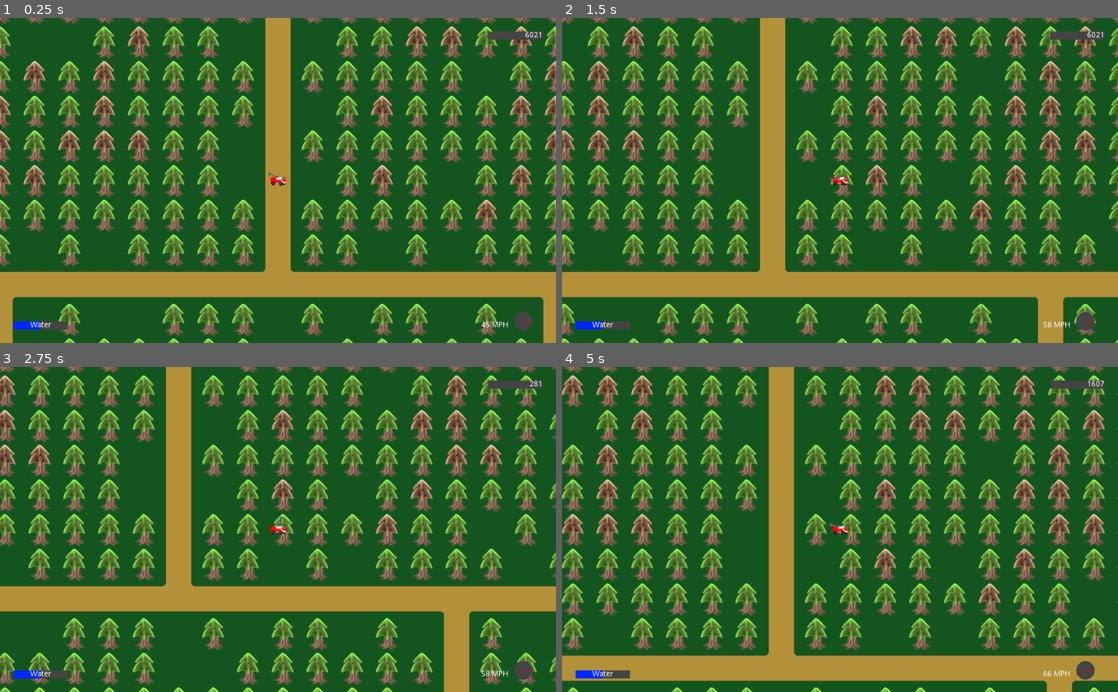
Above: before the commit, frames 1-4 (two rows, left to right).
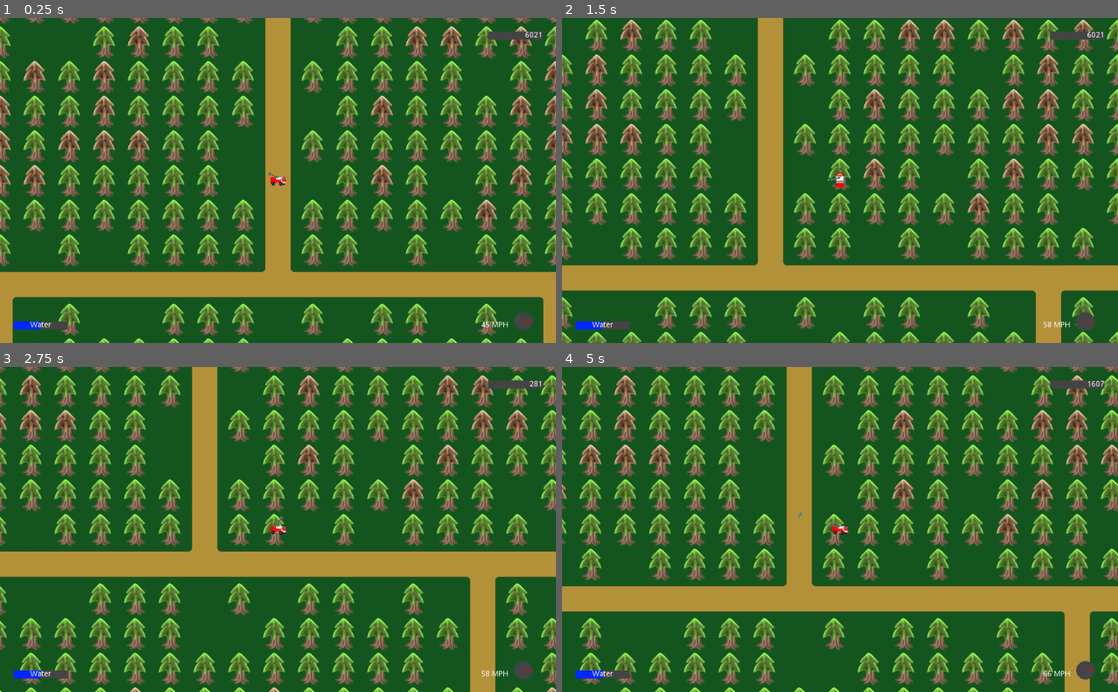
Above: after the commit, the same moments.

Repository: ConsoleCowboysInCyberspace/inferno
Game: Godot game, scene res://Scenes/main_level.tscn
Same seed, same stepped clock (60 frames per second), same inputs: the game is played once before the commit and once after it.
Inputs (mouse positions are in pixels of both pictures, inside the frame that each line leads up to):
- Up to frame 1 (0.25 s): no input
- Up to frame 2 (1.5 s): tap Enter at 0.5 s; move the mouse to (962, 164) at 0.52 s; hold D (truck_right) 0.53-1.28 s; tap Space (dig_trench) at 0.6 s; move the mouse to (728, 196) at 1.27 s; hold S (truck_down) from 1.28 s (still down); click (728, 196) at 1.35 s
- Up to frame 3 (2.75 s): move the mouse to (333, 458) at 2.02 s; release S (truck_down) at 2.03 s; hold D (truck_right) from 2.03 s (still down); tap Space (dig_trench) at 2.1 s
- Up to frame 4 (5 s): move the mouse to (812, 594) at 2.77 s; release D (truck_right) at 2.78 s; hold W (truck_up) 2.78-3.53 s; click (812, 594) at 2.85 s; move the mouse to (1006, 578) at 3.52 s; hold A (truck_left) from 3.53 s (still down); tap Space (dig_trench) at 3.6 s; move the mouse to (673, 480) at 4.27 s; click (673, 480) at 4.35 s

The runs differ from the first frame. In frame 2, 36% of the frame differs, in the area x 0-100%, y 0-100%; in frame 3, 57%; in frame 4, 65%.
Error before the commit: Assertion failed: Tile out of bounds (res://scripts/internal_tile_manager.gd:27)

Commit message:
water working other stuff?

Diff:
--- a/Scenes/Fire_Truck.tscn
+++ b/Scenes/Fire_Truck.tscn
@@ -40,6 +40,7 @@
 script = ExtResource( 1 )
 
 [node name="Sprite" type="AnimatedSprite" parent="."]
+position = Vector2( -0.132431, 0 )
 frames = SubResource( 1 )
 animation = "right"
 
@@ -77,4 +78,5 @@
 
 [node name="water_emitter" parent="fire_hose" instance=ExtResource( 7 )]
 position = Vector2( 30.0339, -6.34049 )
+[connection signal="digAmountChanged" from="." to="Node2D/DigBar" method="onDigAmountChanged"]
 [connection signal="timeout" from="Node2D/DigBar/Timer" to="Node2D/DigBar" method="onTimerTimeout"]
--- a/assets/worldTiles64.tres
+++ b/assets/worldTiles64.tres
@@ -157,7 +157,7 @@
 10/shape_one_way_margin = 0.0
 10/shapes = [  ]
 10/z_index = 0
-11/name = "road"
+11/name = "roadCross"
 11/texture = ExtResource( 1 )
 11/tex_offset = Vector2( 0, 0 )
 11/modulate = Color( 1, 1, 1, 1 )
@@ -171,7 +171,7 @@
 11/shape_one_way_margin = 0.0
 11/shapes = [  ]
 11/z_index = 0
-12/name = "road"
+12/name = "roadEnd"
 12/texture = ExtResource( 1 )
 12/tex_offset = Vector2( 0, 0 )
 12/modulate = Color( 1, 1, 1, 1 )
@@ -185,7 +185,7 @@
 12/shape_one_way_margin = 0.0
 12/shapes = [  ]
 12/z_index = 0
-13/name = "road"
+13/name = "roadTurn"
 13/texture = ExtResource( 1 )
 13/tex_offset = Vector2( 0, 0 )
 13/modulate = Color( 1, 1, 1, 1 )
@@ -199,7 +199,7 @@
 13/shape_one_way_margin = 0.0
 13/shapes = [  ]
 13/z_index = 0
-14/name = "road"
+14/name = "roadT"
 14/texture = ExtResource( 1 )
 14/tex_offset = Vector2( 0, 0 )
 14/modulate = Color( 1, 1, 1, 1 )
@@ -255,7 +255,7 @@
 17/shape_one_way_margin = 0.0
 17/shapes = [  ]
 17/z_index = 0
-18/name = "roadBurned"
+18/name = "roadCrossBurned"
 18/texture = ExtResource( 1 )
 18/tex_offset = Vector2( 0, 0 )
 18/modulate = Color( 1, 1, 1, 1 )
@@ -283,7 +283,7 @@
 19/shape_one_way_margin = 0.0
 19/shapes = [  ]
 19/z_index = 0
-20/name = "roadBurned"
+20/name = "roadEndBurned"
 20/texture = ExtResource( 1 )
 20/tex_offset = Vector2( 0, 0 )
 20/modulate = Color( 1, 1, 1, 1 )
@@ -297,7 +297,7 @@
 20/shape_one_way_margin = 0.0
 20/shapes = [  ]
 20/z_index = 0
-21/name = "roadBurned"
+21/name = "roadTurnBurned"
 21/texture = ExtResource( 1 )
 21/tex_offset = Vector2( 0, 0 )
 21/modulate = Color( 1, 1, 1, 1 )
@@ -311,7 +311,7 @@
 21/shape_one_way_margin = 0.0
 21/shapes = [  ]
 21/z_index = 0
-22/name = "roadBurned"
+22/name = "roadTBurned"
 22/texture = ExtResource( 1 )
 22/tex_offset = Vector2( 0, 0 )
 22/modulate = Color( 1, 1, 1, 1 )
--- a/scripts/DigBar.gd
+++ b/scripts/DigBar.gd
@@ -3,10 +3,12 @@
 onready var timer = $Timer
 
 func _ready():
+	#var truck = find_node("Fire_Truck")
+	#truck.connect("digAmountChanged", self, "onDigAmountChanged")
 	visible = false
 
 func onDigAmountChanged(newValue):
-	print("digamount ", newValue)
+	#print("digamount ", newValue)
 
 	if newValue == 0:
 		visible = false
--- a/scripts/Internal_Tile.gd
+++ b/scripts/Internal_Tile.gd
@@ -1,18 +1,20 @@
 extends Object
 class_name Internal_Tile
 
-enum TileType {EMPTY, TOWN, FOREST, WATER, ROAD, TRENCH, DRYFOREST,MOUNTAIN, GRASS, BLANK}
+enum TileType {EMPTY, TOWN, TOWN_SMALL, FOREST, FOREST_DRY, WATER, ROAD, ROAD_T, ROAD_END, ROAD_TURN, ROAD_CROSS, TRENCH, DRYFOREST,MOUNTAIN, GRASS, BLANK}
 const maxFireLevel = 400
+const roadFireResist = 8
 
 var pos: Vector2
 var fireLevel: int = 0
 var fireResistance: int
-var movementCost: int = 1
+var movementCost: float  = 1
 var type
 var nonFlammable = false
 var neighbors = []
 var lowParticle = false
 var burnedDown = false
+var diggable = false
 
 func _init(tileType):
 	fireLevel = 0
@@ -23,35 +25,55 @@
 			movementCost = -1
 			type = TileType.EMPTY
 			nonFlammable = true
+
 		"blank":
 			fireResistance = 0
-			movementCost = -1
+			movementCost = 1
 			type = TileType.BLANK
 			nonFlammable = true
 		"forest":
-			fireResistance = 2
+			fireResistance = 4
 			movementCost = 2
 			type = TileType.FOREST
+			diggable = true
 		"forestDry":
 			fireResistance = 0
 			movementCost = 2
-			type = TileType.FOREST
+			type = TileType.FOREST_DRY
+			diggable = true
 		"town":
-			fireResistance = 2
+			fireResistance = 4
 			movementCost = -1
 			type = TileType.TOWN
+
 		"townSmall":
-			fireResistance = 2
+			fireResistance = 4
 			movementCost = -1
-			type = TileType.TOWN
+			type = TileType.TOWN_SMALL
 		"water":
 			fireResistance = 0
 			movementCost = -1 # tiles with negative movementCost can't be traversed
 			type = TileType.WATER
 		"road":
-			fireResistance = 5
+			fireResistance = roadFireResist
 			movementCost = 1
 			type = TileType.ROAD
+		"roadCross":
+			fireResistance = roadFireResist
+			movementCost = 1
+			type = TileType.ROAD_CROSS
+		"roadEnd":
+			fireResistance = roadFireResist
+			movementCost = 1
+			type = TileType.ROAD_END
+		"roadT":
+			fireResistance = roadFireResist
+			movementCost = 1
+			type = TileType.ROAD_T
+		"roadTurn":
+			fireResistance = roadFireResist
+			movementCost = 1
+			type = TileType.ROAD_TURN
 		"trench":
 			fireResistance = 15
 			movementCost = 2
@@ -62,9 +84,10 @@
 			type = TileType.MOUNTAIN
 			nonFlammable = true
 		"grass":
-			fireResistance = 4
-			movementCost = 2
+			fireResistance = 6
+			movementCost = 1.5
 			type = TileType.GRASS
+			diggable = true
 		_:
 			assert(0, "you have fucked up, " + str(tileType))
 
@@ -77,9 +100,10 @@
 
 func burnDown():
 	fireResistance = 0
+	burnedDown = true
 	tile_manager.burnTile(pos, type)
-	if type == TileType.TOWN:
-		pass
+	if type == TileType.TOWN || type == TileType.TOWN_SMALL:
+		tile_manager.burnTown()
 
 
 func burn(burnLevel):
--- a/scripts/TruckScript.gd
+++ b/scripts/TruckScript.gd
@@ -5,11 +5,12 @@
 const water_per_firing = 2 #noice and round
 export var water_amount = max_water
 export var water_fill_rate = 50 # amount of water restored over a second
-export var waterCannonRange = 2
+export var waterCannonRange = 3
 
 const max_health = 100
 export var health = 100
 export var fire_damage_multiplier = 5
+signal healthAmountChanged(health)
 
 onready var fire_hose = $fire_hose
 onready var water_emitter = fire_hose.get_node("water_emitter")
@@ -108,6 +109,7 @@
 
 	# check tile
 
+
 func spin_fire_hose(target_pos):
 	var to_pos = target_pos - position
 	fire_hose.rotation = position.angle_to_point(target_pos) + PI # something was rotated at some point
@@ -136,9 +138,11 @@
 		return
 
 	var vec_to_target = (mousePosition - position).normalized() * tile_manager.cellSize
+
 	var targetPos = position + vec_to_target
-
-	var tile = tile_manager.getTile(targetPos)
+	var coord = tile_manager.worldToTile(targetPos)
+	var tile = tile_manager.getTile(coord)
+
 	# if tile is adjacent to truck and is a well
 	if tile.type == Internal_Tile.TileType.WATER:
 		fill_water(delta, tile)
@@ -149,24 +153,20 @@
 		isDusting = true
 	else:
 		isWatering = true
-		waterTiles(vec_to_target)
+		waterTiles(tile)
 		var new_amount = water_amount - water_per_firing * delta
 		water_amount = new_amount
 		emit_signal("water_changed", water_amount)
 
-# fires water on tiles in sequence
-func waterTiles(toTarget):
-
-		# very hacky, just doubles vector and fires again
-
-		var tile
-		var target
-		for i in range(waterCannonRange):
-			target = position + toTarget
-			tile = tile_manager.getTile(target)
-			tile.water()
-			print ("water cannon fired, tile watered: ")
-			print (tile)
+# fires water on tiles in square around hose
+func waterTiles(tile):
+
+	var coord : Vector2
+	var targetTile
+	for vec in Utils.mooreNeighbors:
+		coord = tile.pos + vec
+		targetTile = tile_manager.getTile(coord)
+		targetTile.water()
 
 
 func fill_water(delta, tile):
@@ -179,7 +179,7 @@
 # If we can, start digging
 func digTrench(delta):
 	if digPos == Vector2(-1, -1) and digButtonPressed:
-		if tile_manager.getTile(tilePos).type == Internal_Tile.TileType.FOREST:
+		if tile_manager.getTile(tilePos).diggable == true:
 			digPos = tilePos
 			digAmount = 0
 			emit_signal("digAmountChanged", digAmount)
--- a/scripts/internal_tile_manager.gd
+++ b/scripts/internal_tile_manager.gd
@@ -18,8 +18,8 @@
 var numTowns = 0
 var score = 0
 
-const fireSpreadStrength = 2 #constant multiplier for burn size
-const fireSpreadTime = 1 #timeInSeconds
+const fireSpreadStrength = 1 #constant multiplier for burn size
+const fireSpreadTime = .5 #timeInSeconds
 var timeUntilNextFireSpread = fireSpreadTime
 
 # Returns the tile object at the given grid position
@@ -35,18 +35,24 @@
 	match type:
 		Internal_Tile.TileType.FOREST:
 			worldMap.set_cellv(pos, worldTileSetNameMap.find("burnedForest"))
-		"forestDry":
+		Internal_Tile.TileType.FOREST_DRY:
 			worldMap.set_cellv(pos, worldTileSetNameMap.find("burnedForest"))
-		"town":
+		Internal_Tile.TileType.TOWN:
 			worldMap.set_cellv(pos, worldTileSetNameMap.find("townBurned"))
-		"townSmall":
+		Internal_Tile.TileType.TOWN_SMALL:
 			worldMap.set_cellv(pos, worldTileSetNameMap.find("townBurnedSmall"))
-		"road":
-			pass
-		"grass":
-			pass
-
-
+		Internal_Tile.TileType.GRASS:
+			worldMap.set_cellv(pos, worldTileSetNameMap.find("grassBurned"))
+		Internal_Tile.TileType.ROAD:
+			worldMap.set_cellv(pos, worldTileSetNameMap.find("roadBurned"))
+		Internal_Tile.TileType.ROAD_CROSS:
+			worldMap.set_cellv(pos, worldTileSetNameMap.find("roadCrossBurned"))
+		Internal_Tile.TileType.ROAD_TURN:
+			worldMap.set_cellv(pos, worldTileSetNameMap.find("roadTurnBurned"))
+		Internal_Tile.TileType.ROAD_T:
+			worldMap.set_cellv(pos, worldTileSetNameMap.find("roadTBurned"))
+		Internal_Tile.TileType.ROAD_END:
+			worldMap.set_cellv(pos, worldTileSetNameMap.find("roadEndBurned"))
 
 func setTileSprite(pos, type):
 	worldMap.set_cellv(pos, worldTileSetNameMap.find(type))
@@ -158,13 +164,14 @@
 func setBurnLevel(burnLevelsArr, pos):
 	var fireLevel = getTile(pos).fireLevel
 	var neighbors = []
-
+	if getTile(pos).type == Internal_Tile.TileType.TRENCH && !getTile(pos).burnedDown:
+		return
 	for potentialNeighbor in Utils.mooreNeighbors:
 		if tileInBounds(pos + potentialNeighbor) && getTile(pos + potentialNeighbor).nonFlammable == false:
 			neighbors.append(pos + potentialNeighbor)
 
 	var tileToBurn = neighbors[rand_range(0, len(neighbors))]
-	burnLevelsArr[tileToBurn.y][tileToBurn.x] += fireSpreadStrength * log(fireLevel)
+	burnLevelsArr[tileToBurn.y][tileToBurn.x] += fireSpreadStrength * sqrt(fireLevel)
 
 func _physics_process(delta):
 	if timeUntilNextFireSpread <= 0:
@@ -190,7 +197,8 @@
 func burnTown():
 	numTowns -= 1
 	if (numTowns <= 0):
-		print("haha fuckin loser git gud")
+		pass
+		#Loose()
 
 func windTimerTimeout():
 	mostForwardCol = Utils.findForwardMostFullFireColumn(tiles)
